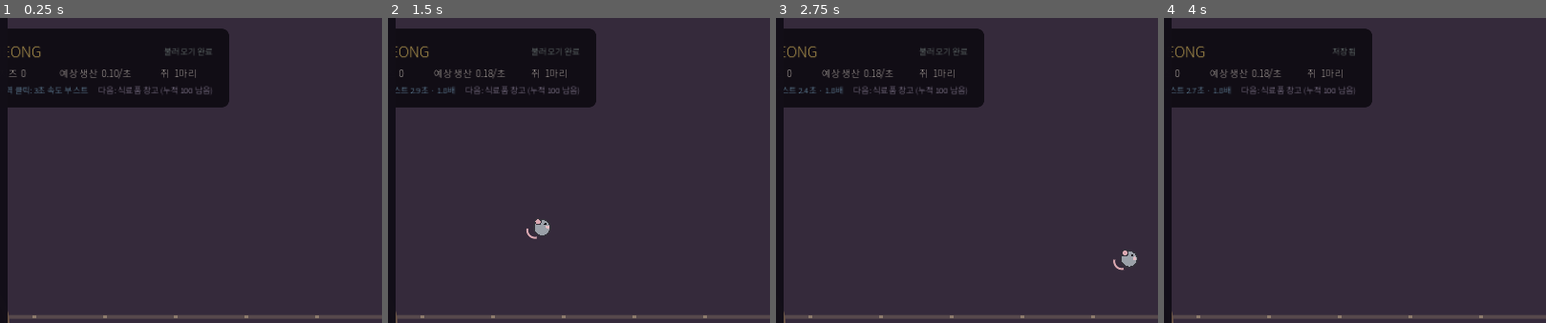
Above: before the commit, frames 1-4 (left to right).
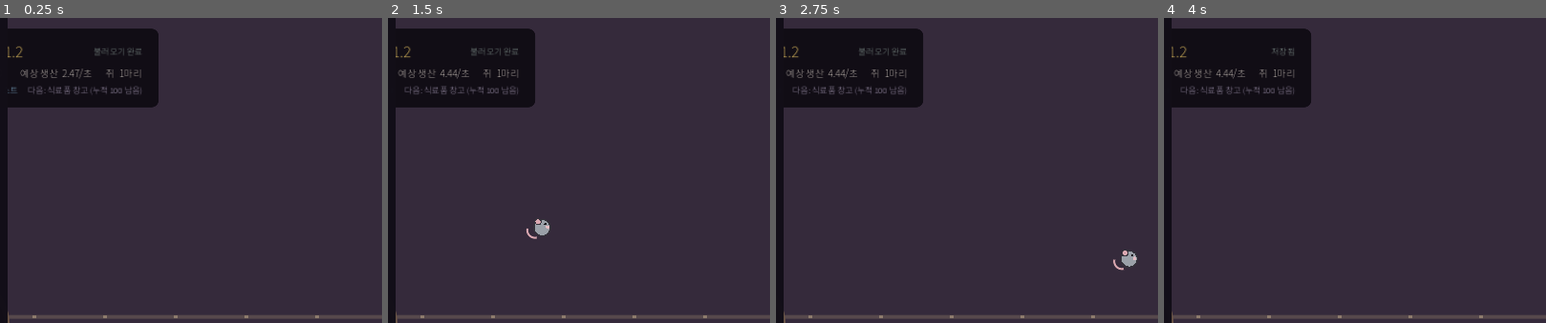
Above: after the commit, the same moments.

Repository: richcho/jjugumeong
Game: Godot game, scene res://scenes/main/main.tscn
Same seed, same stepped clock (60 frames per second), same inputs: the game is played once before the commit and once after it.
Inputs (mouse positions are % of the whole screen's width and height, from its top left):
- Up to frame 1 (0.25 s): no input
- Up to frame 2 (1.5 s): tap Enter at 0.5 s; move the mouse to (72, 45) at 0.52 s; click (72, 45) at 0.67 s; move the mouse to (30, 55) at 1.27 s; click (30, 55) at 1.42 s
- Up to frame 3 (2.75 s): move the mouse to (60, 28) at 2.02 s; click (60, 28) at 2.17 s
- Up to frame 4 (4 s): move the mouse to (45, 70) at 2.77 s; click (45, 70) at 2.92 s; move the mouse to (80, 65) at 3.52 s; click (80, 65) at 3.67 s
The pictures show only the part of the screen within x 18-68%, y 0-50%; the shares and areas given below are measured in that part.

The runs differ from the first frame. In frame 1, 5.5% of the frame differs, in the area x 2-60%, y 3-30%; in frame 2, 4.9%; in frame 3, 4.9%; in frame 4, 4.9%.

Commit message:
Improve iPad alpha testing and persistence

Diff:
--- a/scripts/core/game_manager.gd
+++ b/scripts/core/game_manager.gd
@@ -5,6 +5,7 @@
 const BASE_SPEED: float = 150.0
 const SPEED_PER_LEVEL: float = 22.5
 const BASE_CARRY: int = 1
+const ALPHA_TEST_REWARD_MULTIPLIER: float = 25.0
 const GOLDEN_DURATION: float = 10.0
 const GOLDEN_MULTIPLIER: float = 5.0
 const CLICK_BOOST_DURATION: float = 3.0
@@ -84,7 +85,11 @@
 
 
 func collect_trip(base_amount: int) -> int:
-	var reward: float = float(base_amount) * get_stage_bonus()
+	var reward: float = (
+		float(base_amount)
+		* get_stage_bonus()
+		* ALPHA_TEST_REWARD_MULTIPLIER
+	)
 	if golden_remaining > 0.0:
 		reward *= GOLDEN_MULTIPLIER
 	var final_reward: int = maxi(1, roundi(reward))
@@ -220,7 +225,11 @@
 
 func get_expected_per_second() -> float:
 	var round_trip_seconds: float = (ESTIMATED_ONE_WAY_DISTANCE * 2.0) / get_move_speed()
-	var reward_per_trip: float = float(get_carry_capacity()) * get_stage_bonus()
+	var reward_per_trip: float = (
+		float(get_carry_capacity())
+		* get_stage_bonus()
+		* ALPHA_TEST_REWARD_MULTIPLIER
+	)
 	if golden_remaining > 0.0:
 		reward_per_trip *= GOLDEN_MULTIPLIER
 	return reward_per_trip * float(mouse_count) / maxf(round_trip_seconds, 0.1)
--- a/scripts/core/save_manager.gd
+++ b/scripts/core/save_manager.gd
@@ -4,6 +4,8 @@
 const BACKUP_PATH: String = "user://savegame.backup.json"
 const TEMP_PATH: String = "user://savegame.tmp.json"
 const WEB_STORAGE_KEY: String = "jjugumeong.save.v1"
+const WEB_COOKIE_KEY: String = "jjugumeong_save"
+const WEB_COOKIE_MAX_SIZE: int = 2500
 const CURRENT_SCHEMA_VERSION: int = 1
 
 var last_load_used_backup: bool = false
@@ -101,17 +103,35 @@
 	if not OS.has_feature("web"):
 		return {}
 	var key_literal: String = JSON.stringify(WEB_STORAGE_KEY)
-	var stored_value: Variant = JavaScriptBridge.eval(
+	var local_value: Variant = JavaScriptBridge.eval(
 		(
 			"(function(){try{return localStorage.getItem(%s) || '';}"
 			+ "catch(error){return '';}})()"
 		) % key_literal,
 		true
 	)
-	if not stored_value is String:
-		return {}
-	@warning_ignore("unsafe_cast")
-	return _parse_and_validate(stored_value as String)
+	var cookie_name_literal: String = JSON.stringify("%s=" % WEB_COOKIE_KEY)
+	var cookie_value: Variant = JavaScriptBridge.eval(
+		(
+			"(function(){try{const prefix=%s;"
+			+ "const item=document.cookie.split('; ').find("
+			+ "(row)=>row.startsWith(prefix));"
+			+ "return item ? decodeURIComponent(item.slice(prefix.length)) : '';}"
+			+ "catch(error){return '';}})()"
+		) % cookie_name_literal,
+		true
+	)
+	var local_data: Dictionary = {}
+	var cookie_data: Dictionary = {}
+	if local_value is String:
+		@warning_ignore("unsafe_cast")
+		local_data = _parse_and_validate(local_value as String)
+	if cookie_value is String:
+		@warning_ignore("unsafe_cast")
+		cookie_data = _parse_and_validate(cookie_value as String)
+	if _is_newer_save(cookie_data, local_data):
+		return cookie_data
+	return local_data
 
 
 func _write_web_storage(json_text: String) -> bool:
@@ -119,7 +139,7 @@
 		return true
 	var key_literal: String = JSON.stringify(WEB_STORAGE_KEY)
 	var value_literal: String = JSON.stringify(json_text)
-	var saved: Variant = JavaScriptBridge.eval(
+	var local_saved: Variant = JavaScriptBridge.eval(
 		(
 			"(function(){try{localStorage.setItem(%s,%s);"
 			+ "return localStorage.getItem(%s) === %s;}"
@@ -127,7 +147,22 @@
 		) % [key_literal, value_literal, key_literal, value_literal],
 		true
 	)
-	return saved is bool and saved
+	var cookie_saved: bool = false
+	if json_text.length() <= WEB_COOKIE_MAX_SIZE:
+		var cookie_name_literal: String = JSON.stringify("%s=" % WEB_COOKIE_KEY)
+		var cookie_result: Variant = JavaScriptBridge.eval(
+			(
+				"(function(){try{const prefix=%s;"
+				+ "document.cookie=prefix+encodeURIComponent(%s)"
+				+ "+'; Max-Age=31536000; Path=/; SameSite=Lax; Secure';"
+				+ "return document.cookie.split('; ').some("
+				+ "(row)=>row.startsWith(prefix));}"
+				+ "catch(error){return false;}})()"
+			) % [cookie_name_literal, value_literal],
+			true
+		)
+		cookie_saved = cookie_result is bool and cookie_result
+	return (local_saved is bool and local_saved) or cookie_saved
 
 
 func _is_newer_save(candidate: Dictionary, current: Dictionary) -> bool:
--- a/scripts/ui/ui_manager.gd
+++ b/scripts/ui/ui_manager.gd
@@ -82,7 +82,7 @@
 	var title_row: HBoxContainer = HBoxContainer.new()
 	title_row.add_theme_constant_override("separation", 14)
 	top_vbox.add_child(title_row)
-	title_label = _make_label("쥐구멍  JJUGUMEONG", 25, Color("#ffd969"))
+	title_label = _make_label("쥐구멍  ALPHA 0.1.2", 25, Color("#ffd969"))
 	title_label.size_flags_horizontal = Control.SIZE_EXPAND_FILL
 	title_row.add_child(title_label)
 	save_label = _make_label("불러오는 중...", 14, Color("#afc9bd"))
@@ -105,6 +105,8 @@
 	top_vbox.add_child(event_row)
 	golden_label = _make_label("", 14, Color("#ffe384"))
 	golden_label.size_flags_horizontal = Control.SIZE_EXPAND_FILL
+	golden_label.clip_text = true
+	golden_label.text_overrun_behavior = TextServer.OVERRUN_TRIM_ELLIPSIS
 	event_row.add_child(golden_label)
 	boost_label = _make_label("이동 구역 클릭: 속도 부스트", 14, Color("#9edbff"))
 	boost_label.size_flags_horizontal = Control.SIZE_EXPAND_FILL
@@ -139,7 +141,7 @@
 	button_grid.add_child(mouse_button)
 	button_grid.add_child(hole_button)
 	button_grid.add_child(_make_button("통계", _show_stats, Color("#394b63")))
-	button_grid.add_child(_make_button("도감 (예정)", _show_future_message.bind("도감"), Color("#303640")))
+	button_grid.add_child(_make_button("수동 저장", _save_manually, Color("#3f625c")))
 	button_grid.add_child(_make_button("탐험 (예정)", _show_future_message.bind("탐험"), Color("#303640")))
 	button_grid.add_child(_make_button("건설·연구 (예정)", _show_future_message.bind("건설·연구"), Color("#303640")))
 
@@ -429,6 +431,13 @@
 	offline_panel.hide()
 
 
+func _save_manually() -> void:
+	if GameManager.save_now():
+		_show_toast("저장됨")
+	else:
+		_show_toast("저장 실패 · Safari 설정 확인 필요")
+
+
 func _show_future_message(feature_name: String) -> void:
 	_show_toast("%s은 다음 개발 버전에서 열립니다." % feature_name)
 
@@ -447,9 +456,9 @@
 
 func _on_golden_changed(active: bool, remaining: float) -> void:
 	if active:
-		golden_label.text = "★ 황금치즈 %.1f초 · 보상 5배" % remaining
+		golden_label.text = "황금치즈 %.1f초 · 5배" % remaining
 	else:
-		golden_label.text = "황금치즈를 탐색 중..."
+		golden_label.text = "ALPHA 보상 25배"
 
 
 func _on_boost_changed(active: bool, remaining: float) -> void:
--- a/scripts/world/world_view.gd
+++ b/scripts/world/world_view.gd
@@ -4,6 +4,10 @@
 const MOUSE_SCENE: PackedScene = preload("res://scenes/mouse/mouse.tscn")
 const GAME_FONT: FontFile = preload("res://assets/fonts/NotoSansKR-Subset.ttf")
 const MAX_LANE_ROWS: int = 7
+const REWARD_FONT_SIZE: int = 22
+const REWARD_SIDE_MARGIN: float = 24.0
+const REWARD_TOP_MARGIN: float = 165.0
+const REWARD_BOTTOM_MARGIN: float = 205.0
 
 var hole_position: Vector2 = Vector2.ZERO
 var resource_position: Vector2 = Vector2.ZERO
@@ -69,13 +73,21 @@
 		var effect_position: Vector2 = _dictionary_vector2(effect, "position", Vector2.ZERO)
 		var amount: int = _dictionary_int(effect, "amount", 0)
 		var alpha: float = clampf(_dictionary_float(effect, "remaining", 0.0), 0.0, 1.0)
+		var reward_text: String = "+%d 치즈" % amount
+		var text_width: float = GAME_FONT.get_string_size(
+			reward_text,
+			HORIZONTAL_ALIGNMENT_LEFT,
+			-1.0,
+			REWARD_FONT_SIZE
+		).x
+		effect_position = _clamp_reward_position(effect_position, text_width, viewport_size)
 		draw_string(
 			GAME_FONT,
 			effect_position,
-			"+%d 치즈" % amount,
+			reward_text,
 			HORIZONTAL_ALIGNMENT_LEFT,
 			-1.0,
-			22,
+			REWARD_FONT_SIZE,
 			Color(1.0, 0.86, 0.28, alpha)
 		)
 
@@ -185,6 +197,25 @@
 	_update_layout()
 
 
+func _clamp_reward_position(
+	position_value: Vector2,
+	text_width: float,
+	viewport_size: Vector2
+) -> Vector2:
+	var maximum_x: float = maxf(
+		REWARD_SIDE_MARGIN,
+		viewport_size.x - text_width - REWARD_SIDE_MARGIN
+	)
+	var maximum_y: float = maxf(
+		REWARD_TOP_MARGIN,
+		viewport_size.y - REWARD_BOTTOM_MARGIN
+	)
+	return Vector2(
+		clampf(position_value.x, REWARD_SIDE_MARGIN, maximum_x),
+		clampf(position_value.y, REWARD_TOP_MARGIN, maximum_y)
+	)
+
+
 func _dictionary_float(data: Dictionary, key: String, fallback: float) -> float:
 	var value: Variant = data.get(key, fallback)
 	if value is float:
--- a/tests/test_runner.gd
+++ b/tests/test_runner.gd
@@ -11,6 +11,7 @@
 	_test_time_cap()
 	_test_upgrade_costs()
 	_test_golden_reward()
+	_test_reward_text_bounds()
 	_test_korean_font()
 	_test_save_round_trip()
 	await _test_mouse_round_trip()
@@ -47,11 +48,43 @@
 	GameManager.total_cheese = 0.0
 	GameManager.carry_level = 0
 	GameManager.current_stage_index = 0
+	GameManager.golden_remaining = 0.0
+	var normal_reward: int = GameManager.collect_trip(1)
+	_expect_equal_int(normal_reward, 25, "alpha test multiplier")
+	GameManager.cheese = 0.0
+	GameManager.total_cheese = 0.0
 	GameManager.golden_remaining = 1.0
 	var reward: int = GameManager.collect_trip(1)
-	_expect_equal_int(reward, 5, "golden cheese multiplier")
-	_expect_equal_float(GameManager.cheese, 5.0, "golden cheese balance")
+	_expect_equal_int(reward, 125, "alpha and golden cheese multipliers")
+	_expect_equal_float(GameManager.cheese, 125.0, "golden cheese balance")
 	GameManager.golden_remaining = 0.0
+
+
+func _test_reward_text_bounds() -> void:
+	var world_view: WorldView = WorldView.new()
+	var upper_left_value: Variant = world_view.call(
+		"_clamp_reward_position",
+		Vector2(-100.0, -100.0),
+		120.0,
+		Vector2(1024.0, 768.0)
+	)
+	var lower_right_value: Variant = world_view.call(
+		"_clamp_reward_position",
+		Vector2(2000.0, 2000.0),
+		120.0,
+		Vector2(1024.0, 768.0)
+	)
+	_expect_true(upper_left_value is Vector2, "reward upper-left position type")
+	_expect_true(lower_right_value is Vector2, "reward lower-right position type")
+	if upper_left_value is Vector2 and lower_right_value is Vector2:
+		@warning_ignore("unsafe_cast")
+		var upper_left: Vector2 = upper_left_value as Vector2
+		@warning_ignore("unsafe_cast")
+		var lower_right: Vector2 = lower_right_value as Vector2
+		_expect_true(upper_left.x >= 24.0 and upper_left.y >= 165.0, "reward upper-left bounds")
+		_expect_true(lower_right.x <= 880.0, "reward right bound")
+		_expect_true(lower_right.y <= 563.0, "reward bottom bound")
+	world_view.free()
 
 
 func _test_korean_font() -> void:
Not shown, changed: docs/balancing.md
Not shown, changed: docs/changelog/20260718.md
Not shown, changed: docs/jjugumeong_master_plan.md
Not shown, changed: docs/roadmap.md
Not shown, changed: docs/technical_design.md
Not shown, changed: public/game/index.html
Not shown, changed: public/game/index.pck
Not shown, changed: public/game/index.service.worker.js
Not shown, changed: tools/prepare-web-build.mjs
